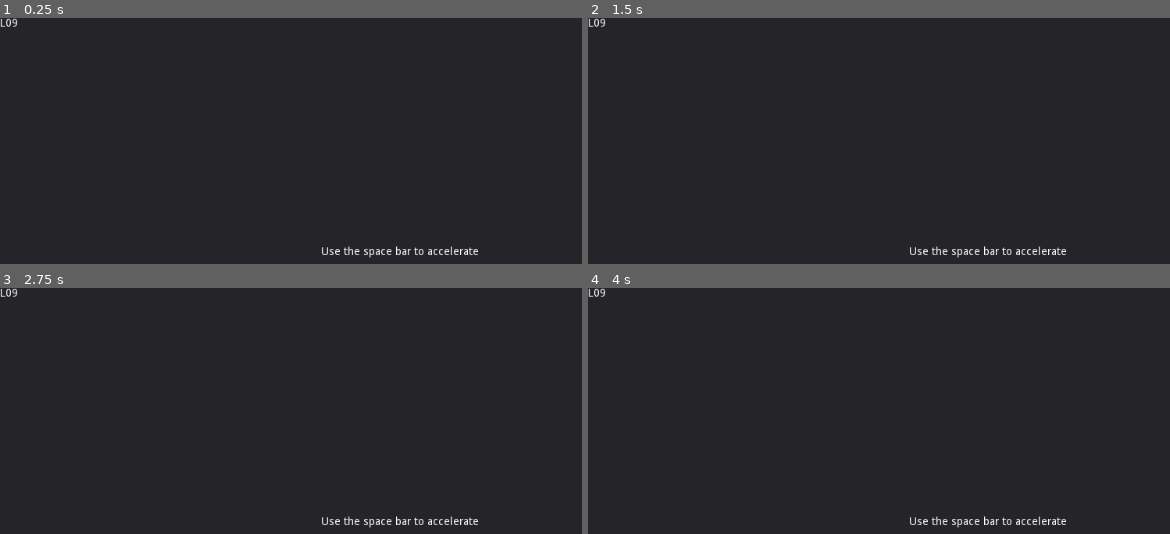
Above: before the commit, frames 1-4 (two rows, left to right).
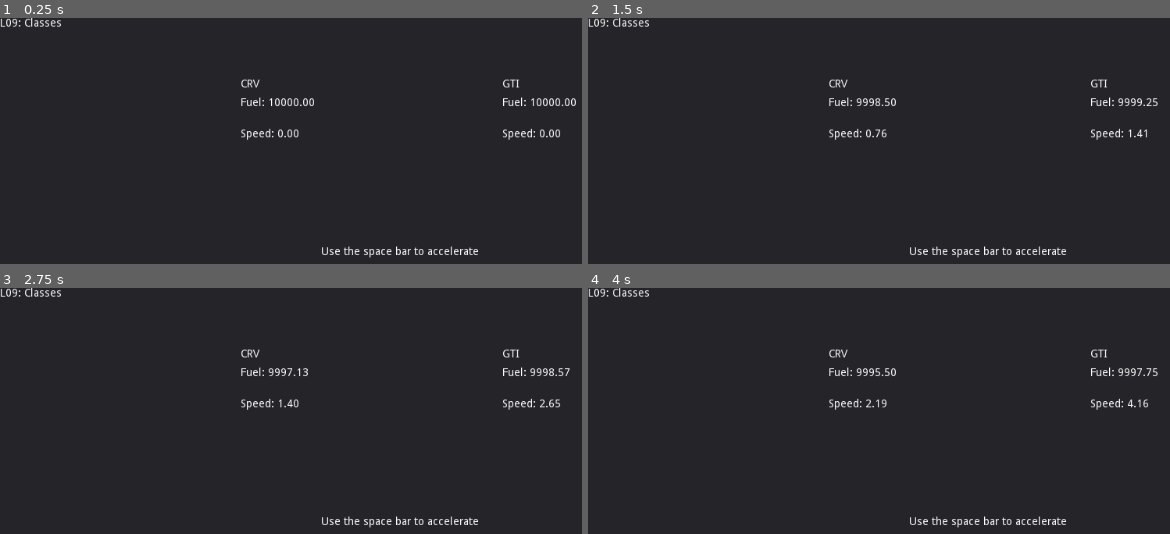
Above: after the commit, the same moments.

Repository: z16th/P101-Godot
Game: Godot game, scene res://Lessons/L09/L09.tscn
Two runs of this game, one before a commit and one after it. Both use one fixed random seed, a clock stepped at 60 frames per second and the inputs below. This scene is started directly instead of the project's main scene.
Inputs:
- Up to frame 1 (0.25 s): no input
- Up to frame 2 (1.5 s): tap Enter at 0.5 s; hold Space (accel) 0.53-1.28 s
- Up to frame 3 (2.75 s): hold Space (accel) from 2.03 s (still down)
- Up to frame 4 (4 s): release Space (accel) at 3.53 s

The runs differ from the first frame. In frame 1, 1.1% of the frame differs, in the area x 3-99%, y 0-50%; in frame 2, 1.0%; in frame 3, 1.0%; in frame 4, 1.0%.

Commit message:
add: topic to Lesson and fix minor layering issues

Diff:
--- a/Scripts/Lesson.gd
+++ b/Scripts/Lesson.gd
@@ -1,22 +1,27 @@
 extends Node
 class_name Lesson
 
-const DEFAULT_MESSAGE = "Open the Script and start coding"
+const DEFAULT_MESSAGE = "Open the Script, run it and check the console"
 
+export (String) var topic
 export (String,MULTILINE) var instructions := DEFAULT_MESSAGE setget set_instructions
 
 var content := Label.new()
 
 func _ready():
+	var canvas = CanvasLayer.new()
+	canvas.layer = -1
+	add_child(canvas)
+
 	var panel = Panel.new()
-	add_child(panel)
+	canvas.add_child(panel)
 	panel.set_anchor(MARGIN_BOTTOM,1)
 	panel.set_anchor(MARGIN_RIGHT,1)
 	panel.rect_size = get_viewport().size
 
 	var title = Label.new()
-	title.text = name
-	add_child(title)
+	title.text = name if !topic else name + ": " + topic
+	canvas.add_child(title)
 
 	content = Label.new()
 	content.set_anchor(MARGIN_BOTTOM,1)
@@ -24,7 +29,7 @@
 	content.align = Label.ALIGN_CENTER
 	content.valign = Label.VALIGN_CENTER
 	content.text = instructions
-	add_child(content)
+	canvas.add_child(content)
 
 func set_instructions(text:String):
 	instructions = text
